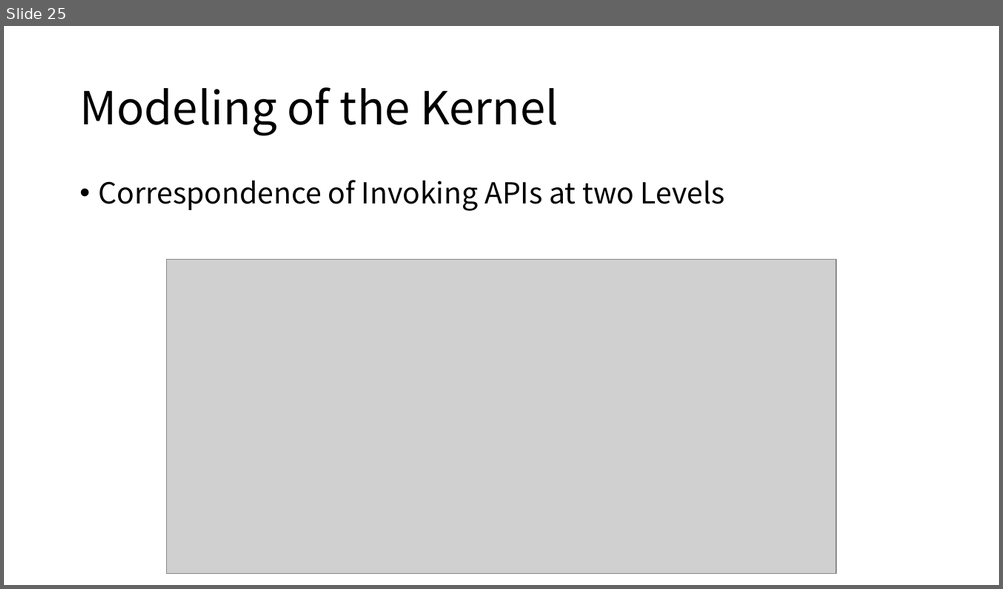
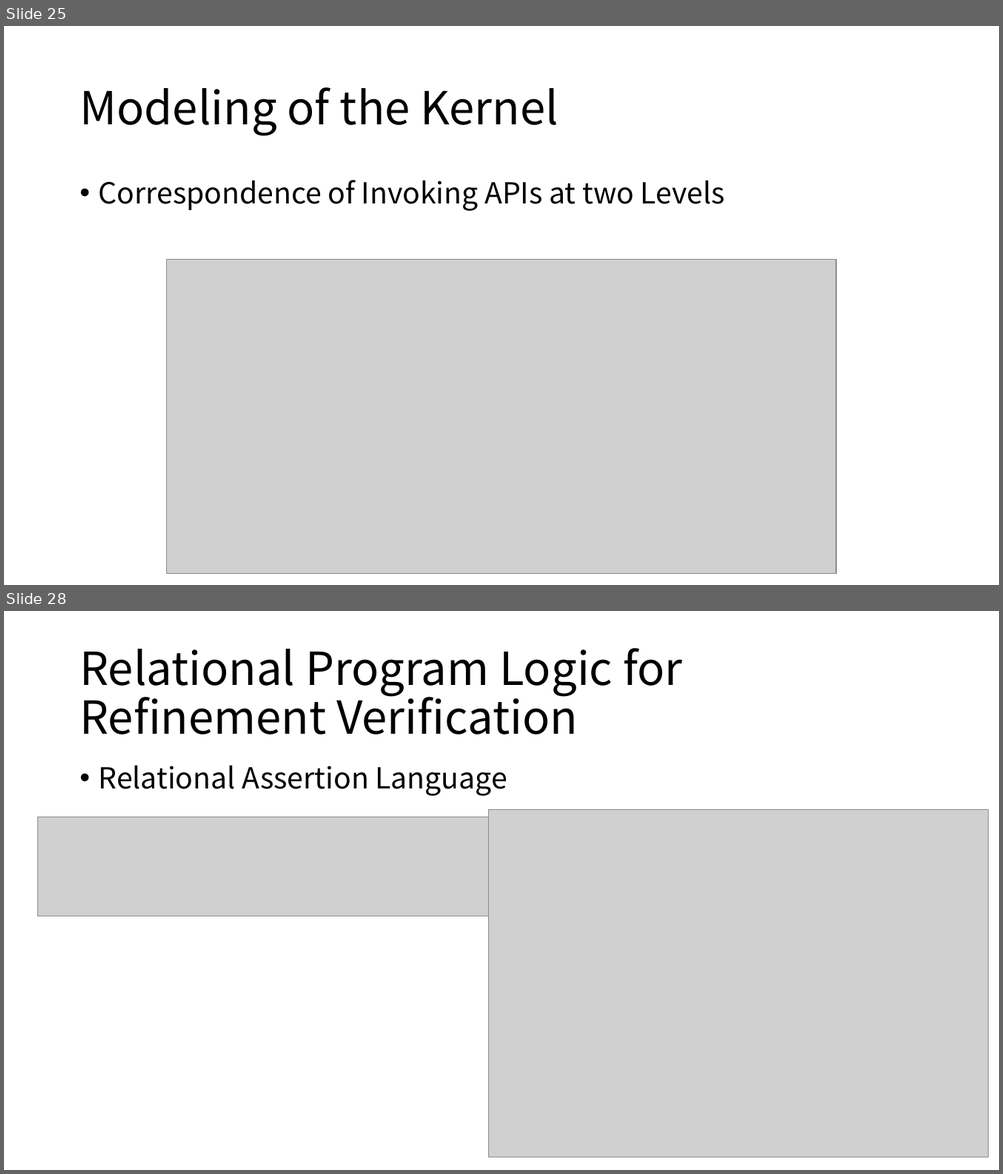
Before and after one commit to Jackguo123/os_paper, a slide deck: PPT/μ_cos.pptx. Shown one above the other, each under a label of ours: slide 25 before the commit, slides 25 and 28 after it; the slides between them are not shown. The pictures are 1003x589 and 1003x1174 pixels, drawn with LibreOffice and Linux fonts; fonts in the diff are those of the drawing; grey boxes stand for pictures. Boxes give left, top, right and bottom in pixels: in the first picture for what was removed or moved away, otherwise in the second. Text is boxed around its words. In the diff, an @@ line names an element or a change of style, - is before the commit and + after.

```diff
--- a/PPT/μ_cos.pptx
+++ b/PPT/μ_cos.pptx
@@ slide 28 added at (x1=4, y1=611, x2=999, y2=1170), background #FFFFFF @@
@@ title added at (x1=79, y1=648, x2=683, y2=735), 44 pt, text #000000 @@
+Relational Program Logic for Refinement Verification
@@ text added at (x1=99, y1=765, x2=507, y2=796), 28 pt, text #000000 @@
+• Relational Assertion Language
@@ picture added at (x1=488, y1=809, x2=987, y2=1157) @@
@@ picture added at (x1=37, y1=817, x2=488, y2=916) @@
```
Also in this commit, not shown: 1 slide changed, 3 other slides added, 5 other files.
